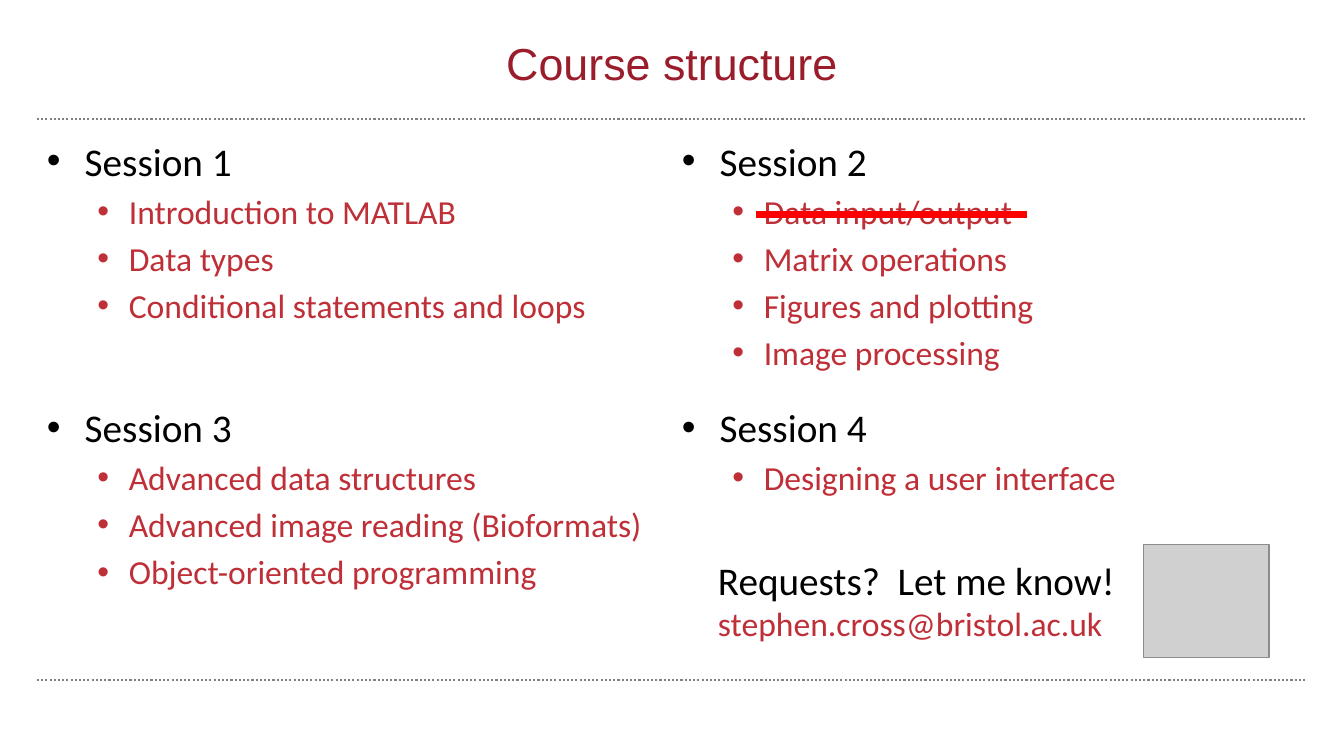
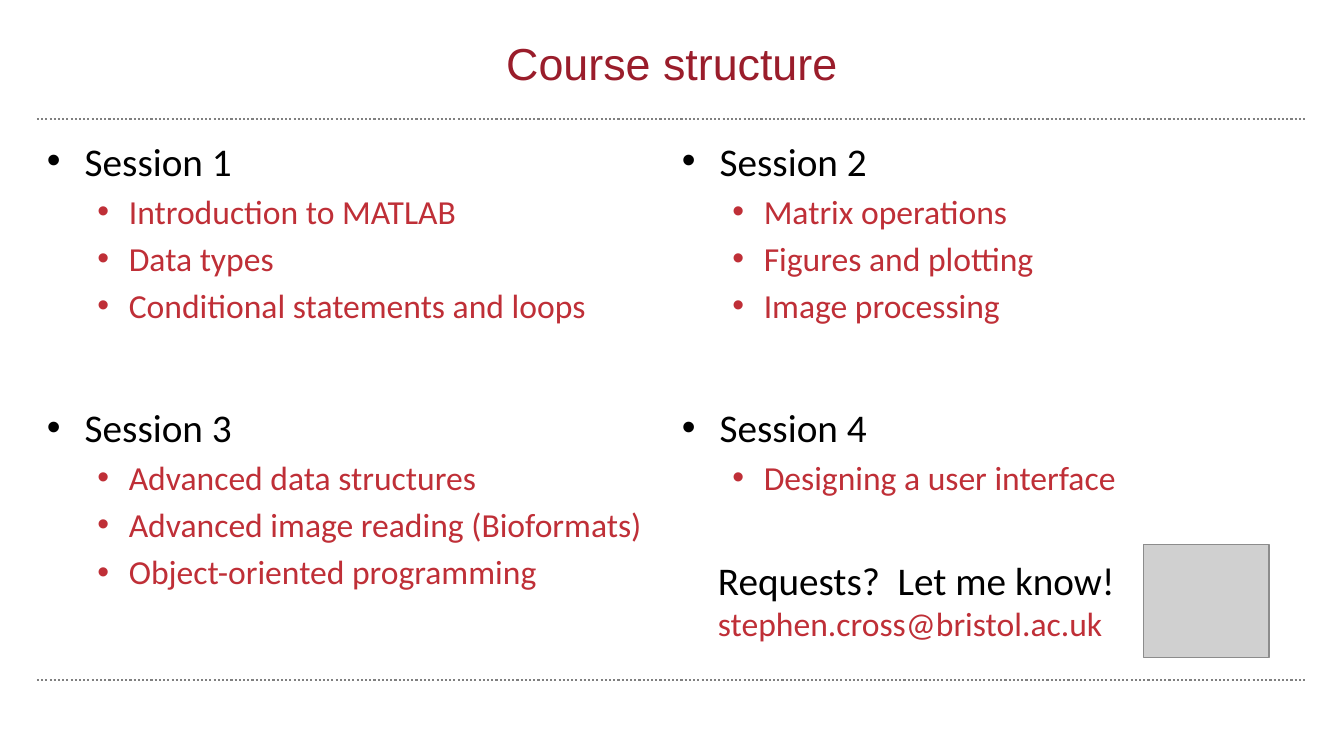
Before and after one commit to wbif-bristol/MATLAB-course, a slide deck: slide 2 of Session 2 - Matrices and image processing/MATLAB Session 2.pptx. Drawn at 1344x756 pixels with LibreOffice and Linux fonts; fonts in the diff are those of the drawing; grey boxes stand for pictures; background and template pictures are left out. Boxes give left, top, right and bottom in pixels: in the first picture for what was removed or moved away, otherwise in the second. Text is boxed around its words. In the diff, an @@ line names an element or a change of style, - is before the commit and + after.

```diff
--- a/Session 2 - Matrices and image processing/MATLAB Session 2.pptx
+++ b/Session 2 - Matrices and image processing/MATLAB Session 2.pptx
@@ text at (x1=764, y1=200, x2=1012, y2=230): paragraph removed @@
-  • Data input/output
@@ line removed from (756, 215) to (1027, 215) @@
```
Also in this commit, not shown: 1 other slide changed, 4 slides added, 3 slides removed, 3 other files.
